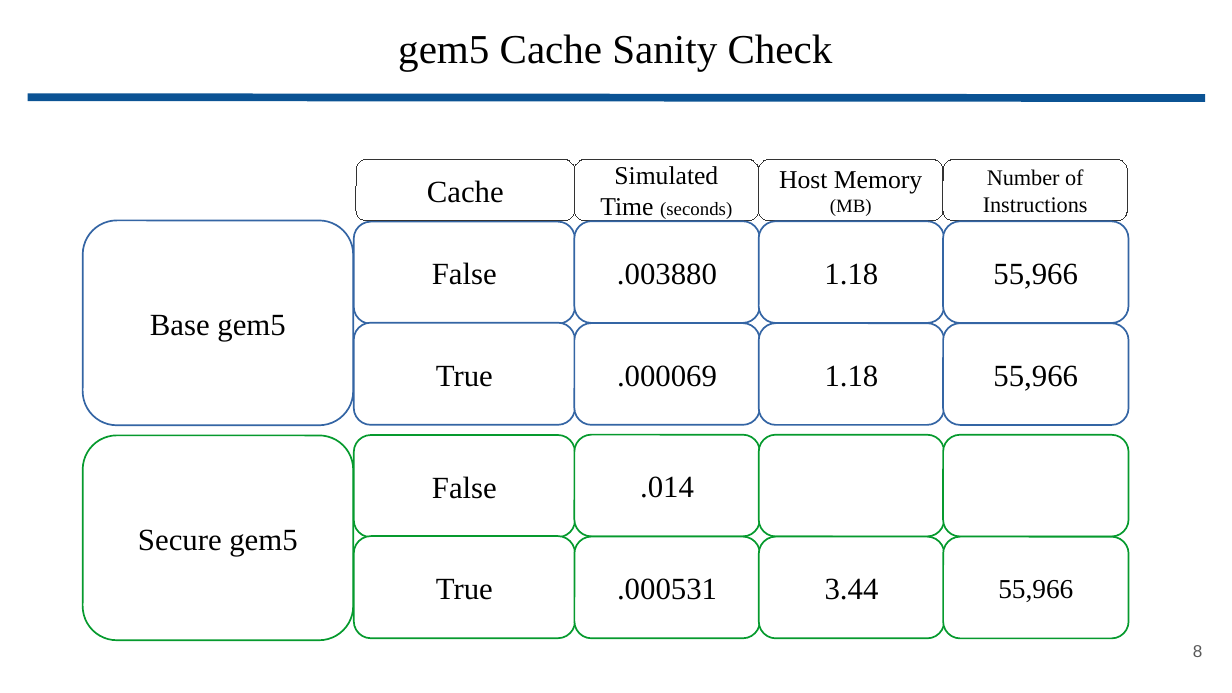
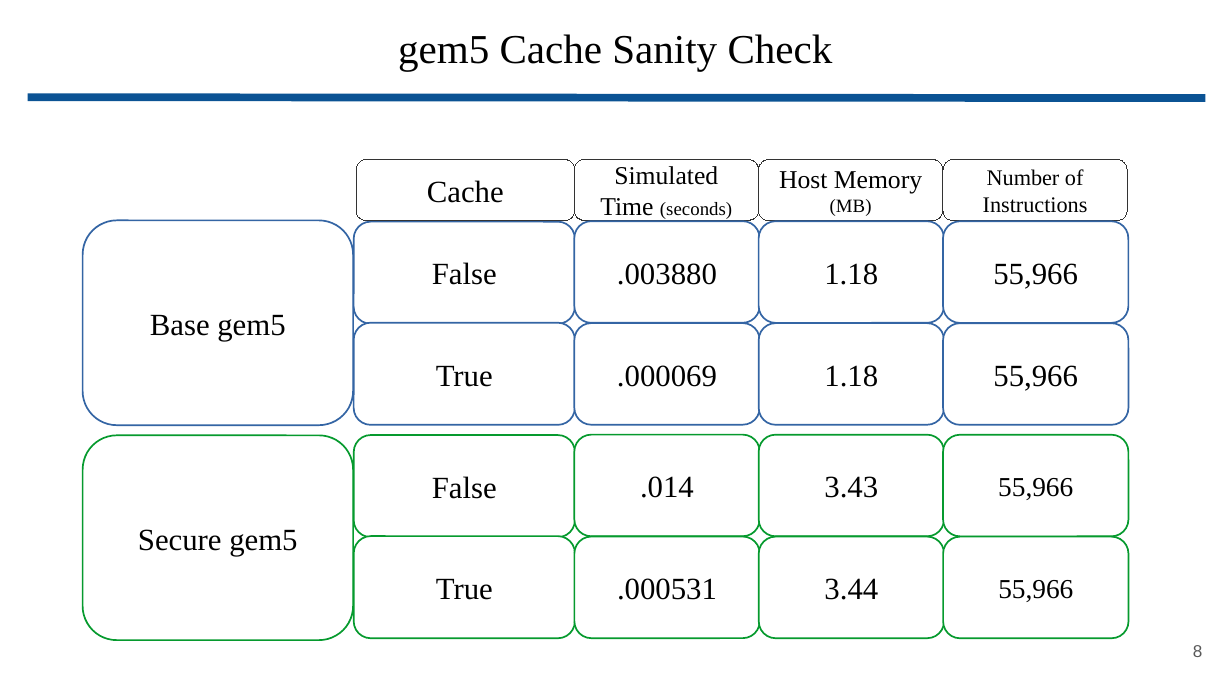
Before and after one commit to wbuz24/grad-research, a slide deck: slide 8 of presentations/update.pptx. Drawn at 1232x693 pixels with LibreOffice and Linux fonts; fonts in the diff are those of the drawing. Boxes give left, top, right and bottom in pixels: in the first picture for what was removed or moved away, otherwise in the second. Text is boxed around its words. In the diff, an @@ line names an element or a change of style, - is before the commit and + after.

```diff
--- a/presentations/update.pptx
+++ b/presentations/update.pptx
@@ text in rounded rectangle at bbox=[824, 476, 878, 498]: text added @@
+3.43
@@ text in rounded rectangle at bbox=[998, 478, 1073, 500]: text added @@
+55,966
```
Also in this commit, not shown: 1 other slide changed.
